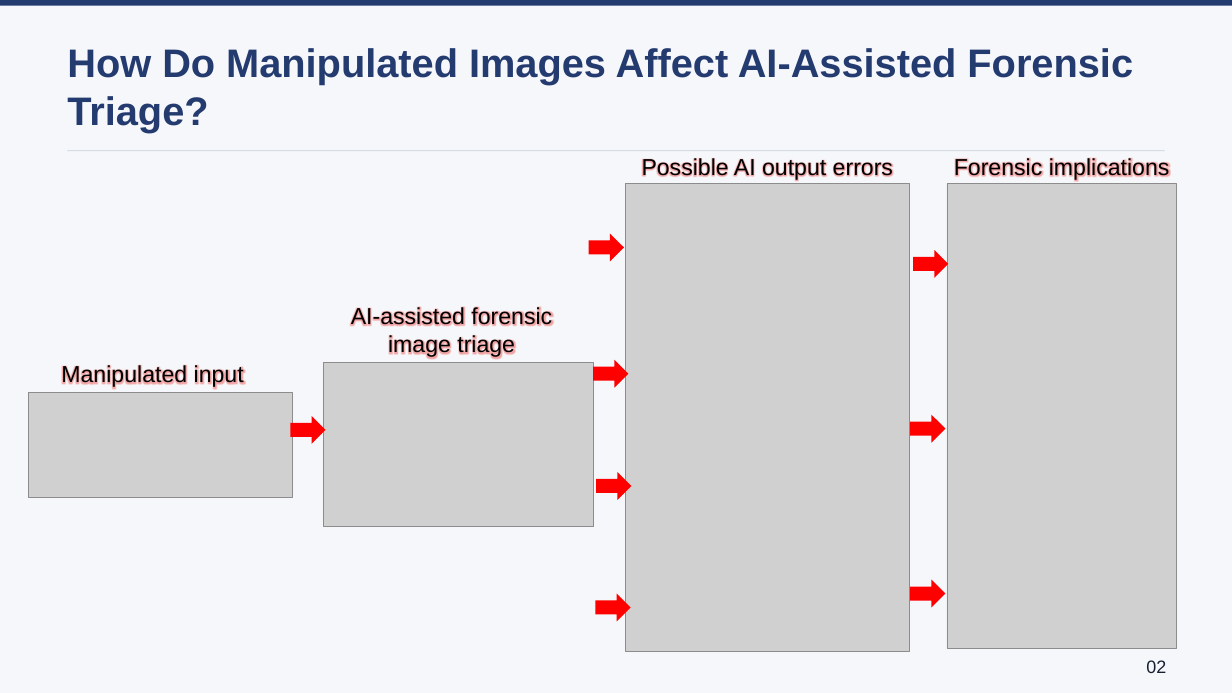
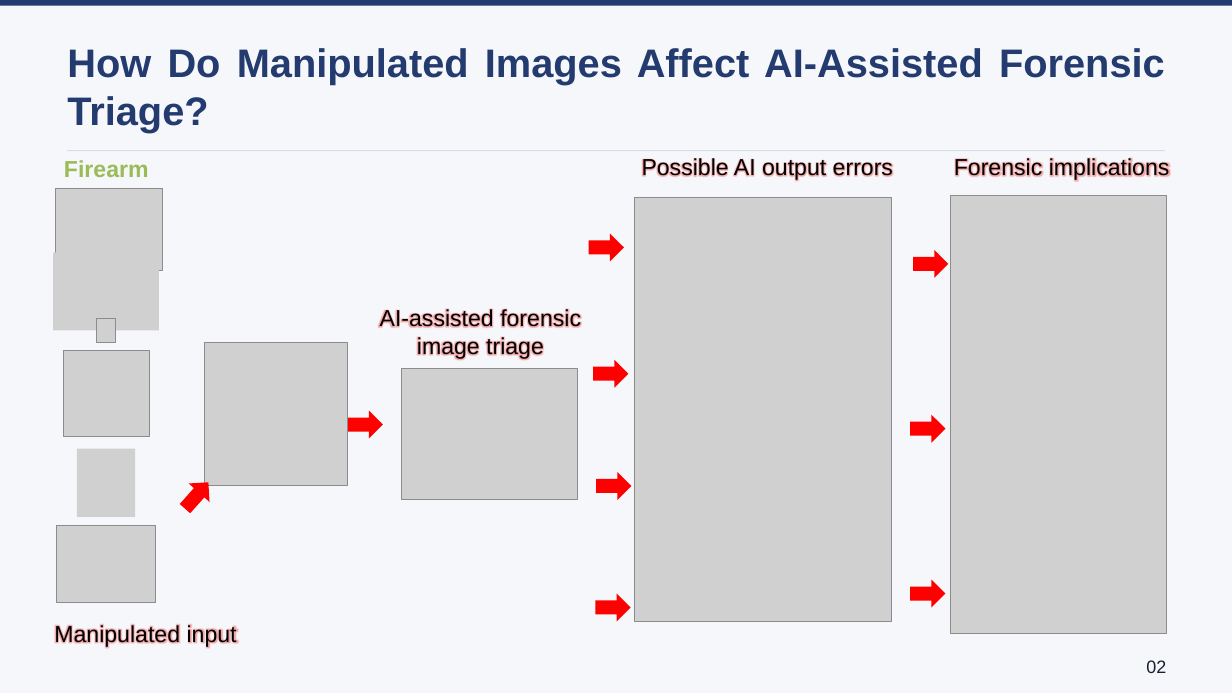
Before and after one commit to lmolinario/Molinario_Thesis_Defense_2026, a slide deck: slide 2 of Molinario_Thesis_Defense_2026.pptx. Drawn at 1232x693 pixels with LibreOffice and Linux fonts; fonts in the diff are those of the drawing; grey boxes stand for pictures; background and template pictures are left out. Boxes give left, top, right and bottom in pixels: in the first picture for what was removed or moved away, otherwise in the second. Text is boxed around its words. In the diff, an @@ line names an element or a change of style, - is before the commit and + after.

```diff
--- a/Molinario_Thesis_Defense_2026.pptx
+++ b/Molinario_Thesis_Defense_2026.pptx
@@ text "How Do Manipulated Images Affect ..." at [67,48,1165,132]: alignment left to justified @@
@@ text added at [64,160,149,177], 18 pt, text #9BBB59, bold @@
+Firearm
@@ picture added at [55,189,164,271] @@
@@ picture: place and size @@
-picture at [626,184,909,652]
+picture at [635,198,892,622]
@@ picture: place and size @@
-picture at [947,184,1177,649]
+picture at [950,196,1166,634]
@@ picture added at [53,252,159,330] @@
@@ picture added at [96,319,116,343] @@
@@ text "AI-assisted forensic image triage": place and size @@
-text "AI-assisted forensic image triage" at [351,306,552,358]
+text "AI-assisted forensic image triage" at [380,309,581,359]
@@ picture added at [64,351,149,436] @@
@@ picture added at [205,343,348,486] @@
@@ picture: place and size @@
-picture at [323,363,593,528]
+picture at [402,369,578,500]
@@ right arrow: place and size @@
-right arrow at [290,416,325,444]
+right arrow at [348,410,383,438]
@@ picture added at [77,448,135,517] @@
@@ right arrow added at [175,473,219,518], fill #FF0000 @@
@@ picture: place and size @@
-picture at [29,393,293,498]
+picture at [56,526,155,604]
@@ text "Manipulated input": place and size @@
-text "Manipulated input" at [61,364,244,388]
+text "Manipulated input" at [54,623,237,647]
```
Also in this commit, not shown: 3 other slides changed, 3 slides added.
